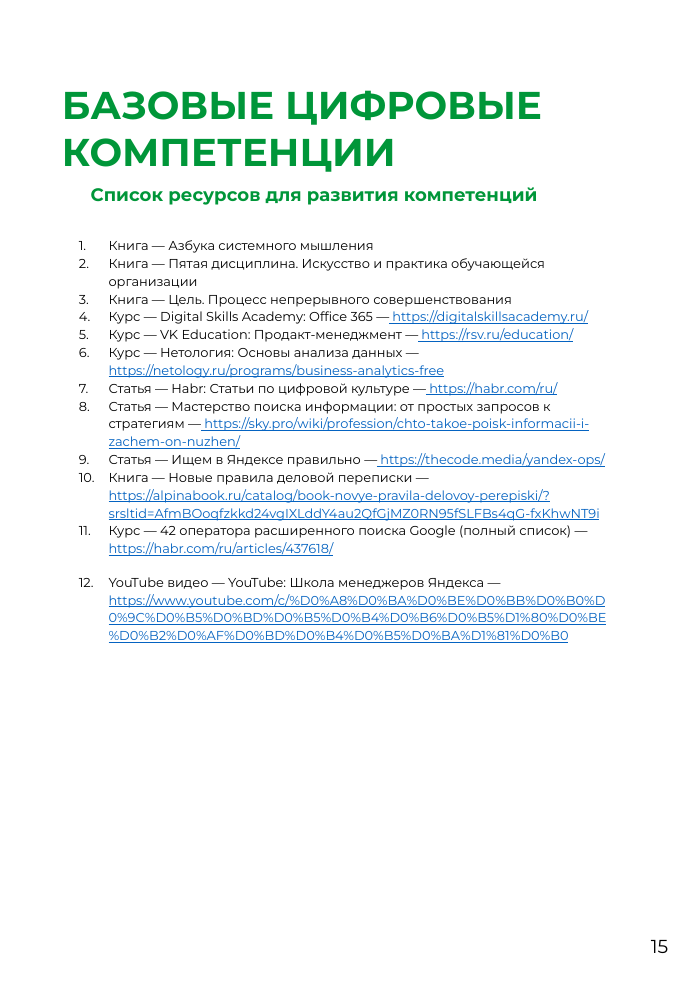
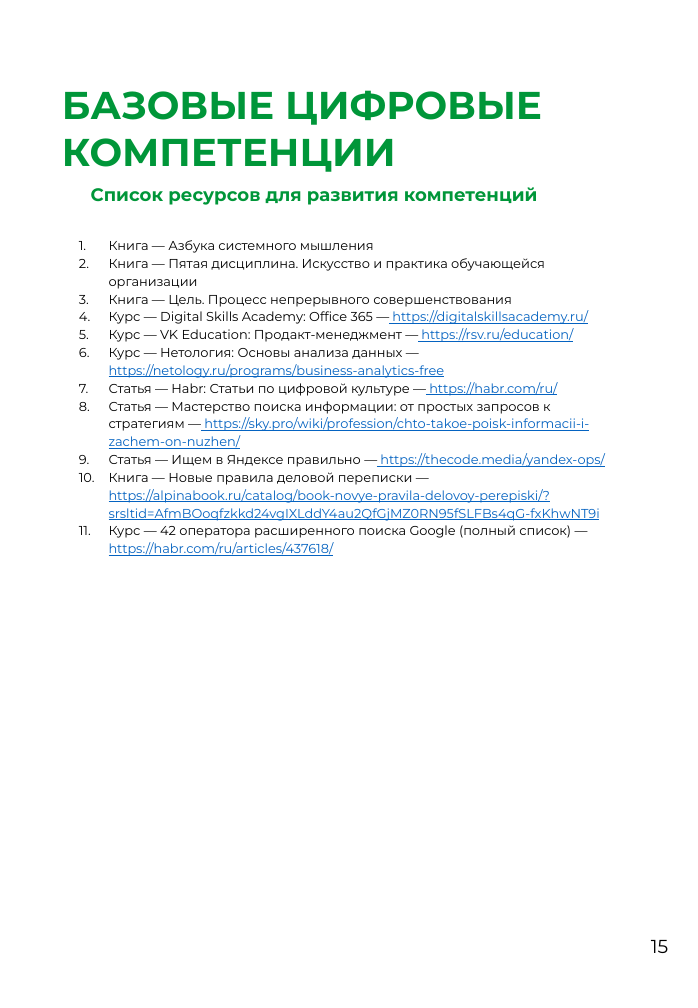
Before and after one commit to NikitaPetrosienko/-, a slide deck: slide 15 of data/Меню развивающих действий_ШЦР.pptx. Drawn at 698x1008 pixels with LibreOffice and Linux fonts; fonts in the diff are those of the drawing; background and template pictures are left out. Boxes give left, top, right and bottom in pixels: in the first picture for what was removed or moved away, otherwise in the second. Text is boxed around its words. In the diff, an @@ line names an element or a change of style, - is before the commit and + after.

```diff
--- a/data/Меню развивающих действий_ШЦР.pptx
+++ b/data/Меню развивающих действий_ШЦР.pptx
@@ text at [109,577,607,643]: paragraph removed @@
-12. YouTube видео — YouTube: Школа менеджеров Яндекса — https://www.youtube.com/c/%D0%A8%D0%BA%D0%BE%D0%BB%D0%B0%D0%9C%D0%B5%D0%BD%D0%B5%D0%B4%D0%B6%D0%B5%D1%80%D0%BE%D0%B2%D0%AF%D0%BD%D0%B4%D0%B5%D0%BA%D1%81%D0%B0
```
Also in this commit, not shown: 7 other slides changed, 13 other files.
